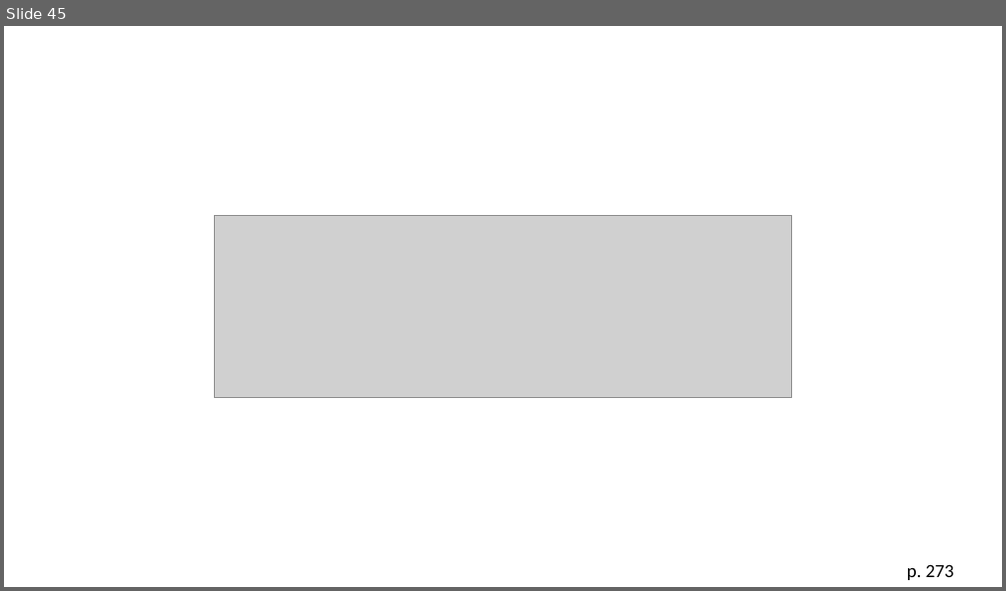
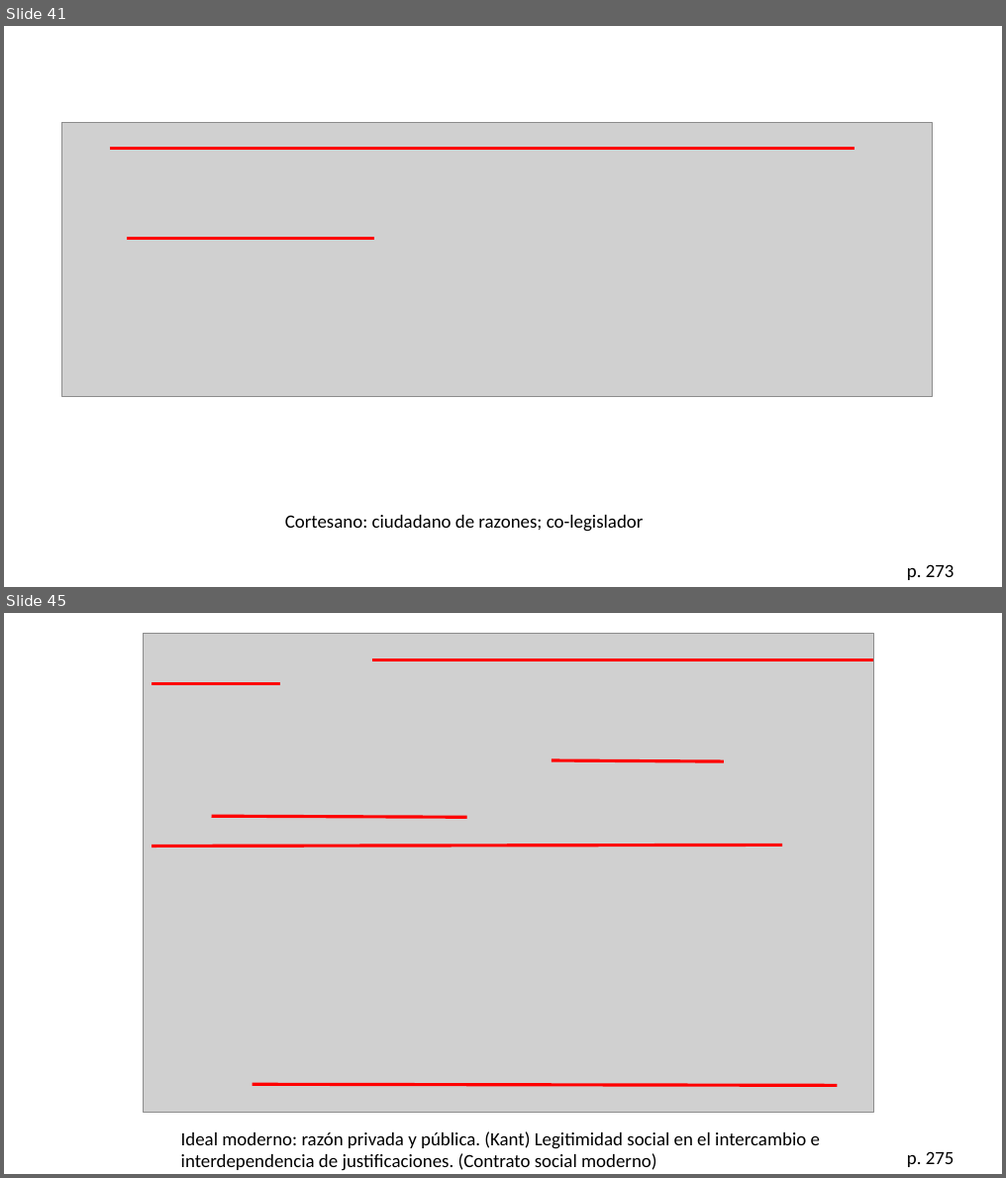
Before and after one commit to zaboltar/zaboltar.github.io, a slide deck: assets uarm/2023 2 UarmPCrit/Taylor - Era Secular 3 y 5.pptx. Shown one above the other, each under a label of ours: slide 45 before the commit, slides 41 and 45 after it; the slides between them are not shown. The pictures are 1006x591 and 1006x1178 pixels, drawn with LibreOffice and Linux fonts; fonts in the diff are those of the drawing; grey boxes stand for pictures. Boxes give left, top, right and bottom in pixels: in the first picture for what was removed or moved away, otherwise in the second. Text is boxed around its words. In the diff, an @@ line names an element or a change of style, - is before the commit and + after.

```diff
--- a/assets uarm/2023 2 UarmPCrit/Taylor - Era Secular 3 y 5.pptx
+++ b/assets uarm/2023 2 UarmPCrit/Taylor - Era Secular 3 y 5.pptx
@@ slide 45 added at box(4, 613, 1002, 1174), background #FFFFFF @@
@@ picture added at box(144, 633, 873, 1112) @@
@@ line added from (371, 661) to (873, 661), #FF0000 3 pt @@
@@ line added from (152, 683) to (280, 683), #FF0000 3 pt @@
@@ line added from (551, 761) to (724, 761), #FF0000 3 pt @@
@@ line added from (211, 816) to (467, 817), #FF0000 3 pt @@
@@ line added from (152, 846) to (782, 845), #FF0000 3 pt @@
@@ line added from (252, 1084) to (838, 1085), #FF0000 3 pt @@
@@ text added at box(181, 1132, 820, 1170), 18 pt, text #000000 @@
+Ideal moderno: razón privada y pública. (Kant) Legitimidad social en el intercambio e interdependencia de justificaciones. (Contrato social moderno)
@@ text added at box(907, 1152, 954, 1167), 18 pt, text #000000 @@
+p. 275
@@ what was slide 45 is now slide 41 @@
@@ slide 41 changed as well @@
@@ picture: place and size @@
-picture at box(214, 215, 792, 398)
+picture at box(62, 123, 933, 397)
@@ line added from (110, 148) to (854, 148), #FF0000 3 pt @@
@@ line added from (127, 239) to (374, 239), #FF0000 3 pt @@
@@ text added at box(285, 515, 644, 532), 18 pt, text #000000 @@
+Cortesano: ciudadano de razones; co-legislador
```
Also in this commit, not shown: 8 other slides changed, 9 other slides added, 16 slides removed, 5 other files.
